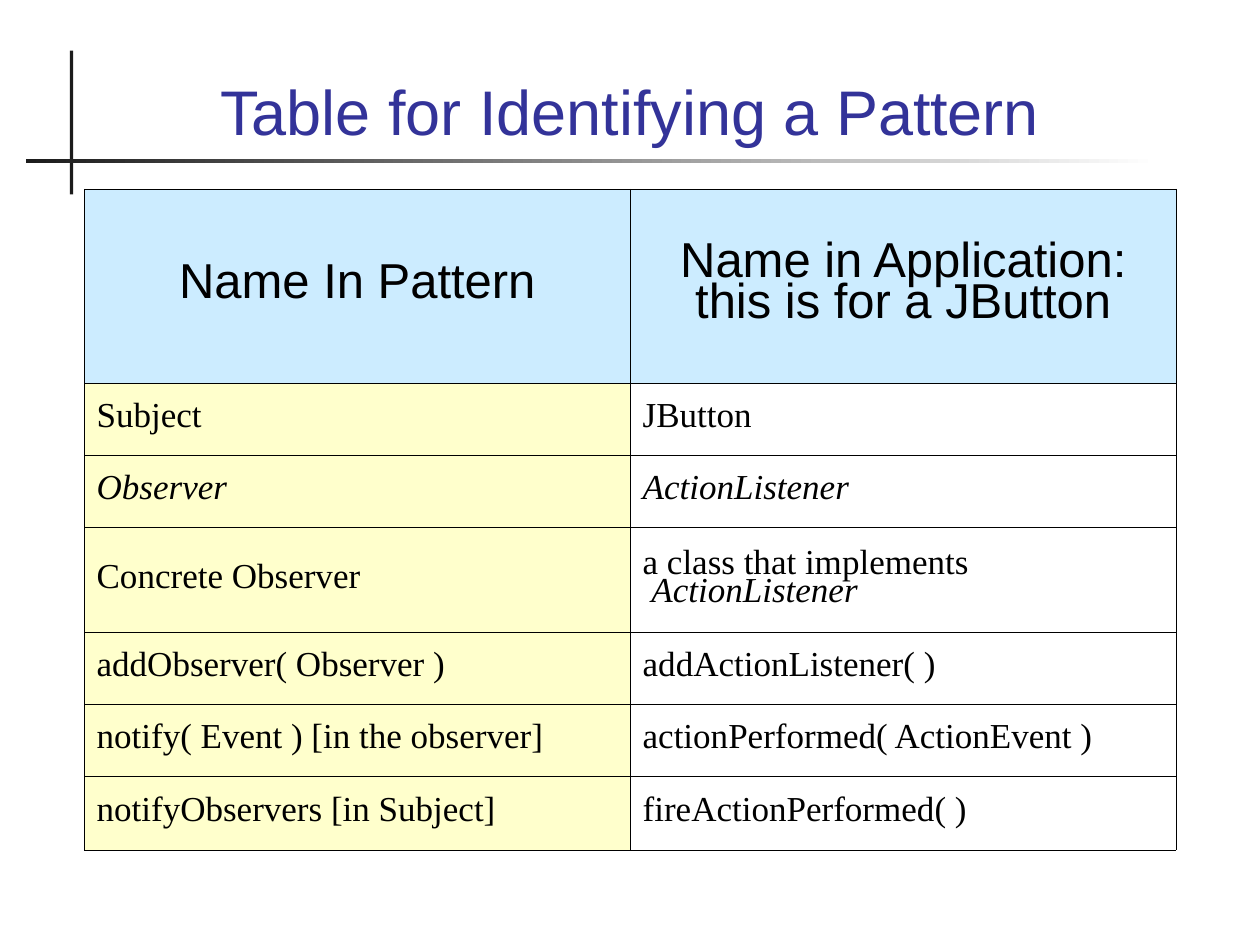
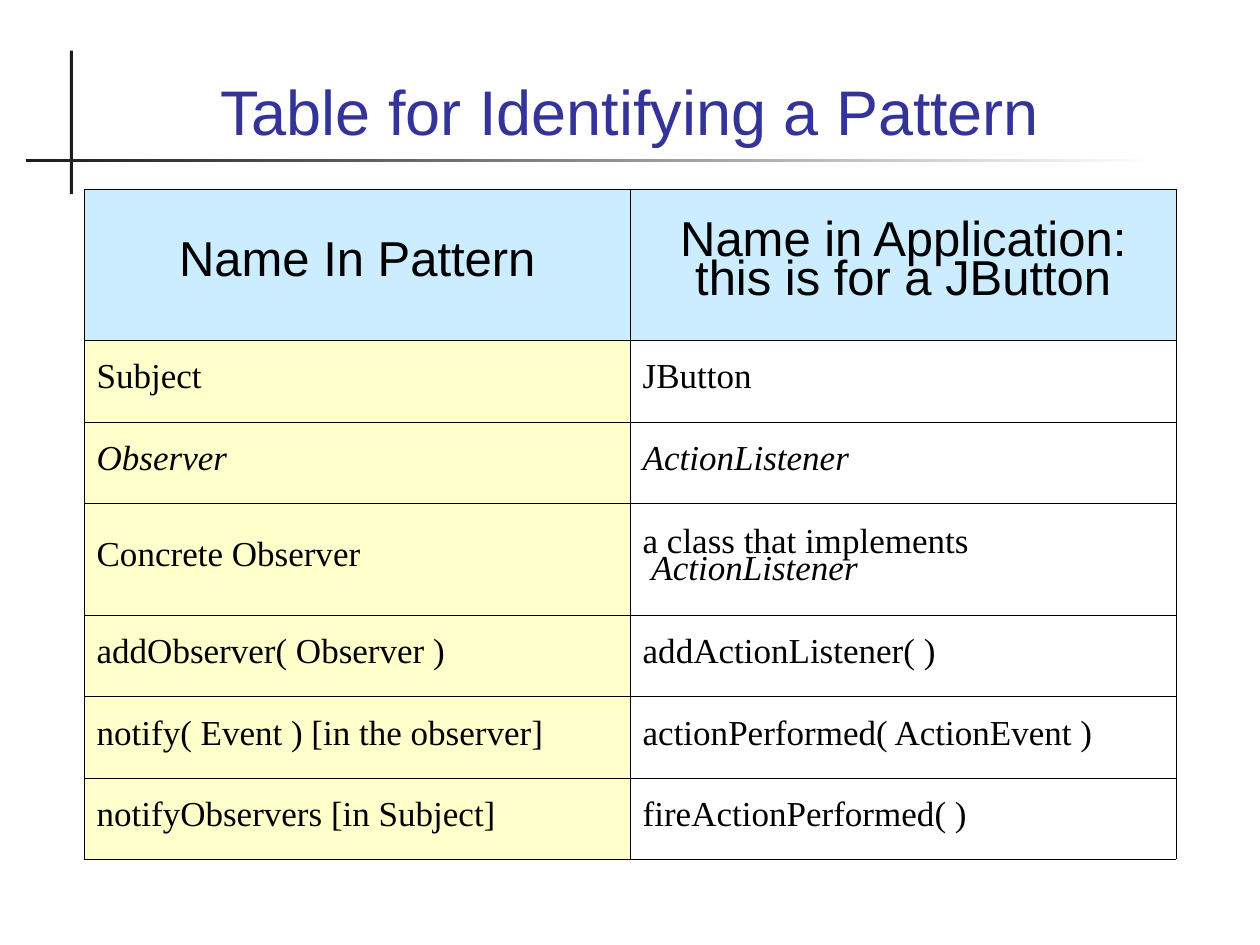
Before and after one commit to skeoop/skeoop.github.io, a slide deck: slide 27 of week5/Design-Patterns.ppt. Drawn at 1260x945 pixels with LibreOffice and Linux fonts; fonts in the diff are those of the drawing. Boxes give left, top, right and bottom in pixels: in the first picture for what was removed or moved away, otherwise in the second. Text is boxed around its words. In the diff, an @@ line names an element or a change of style, - is before the commit and + after.

```diff
--- a/week5/Design-Patterns.ppt
+++ b/week5/Design-Patterns.ppt
@@ table at [84,189,1176,859] @@
@@ line spacing 0.75 to 0.71 @@
@@ line spacing 0.73 to 0.68 @@
```
Also in this commit, not shown: 38 other slides changed, 4 other files.
